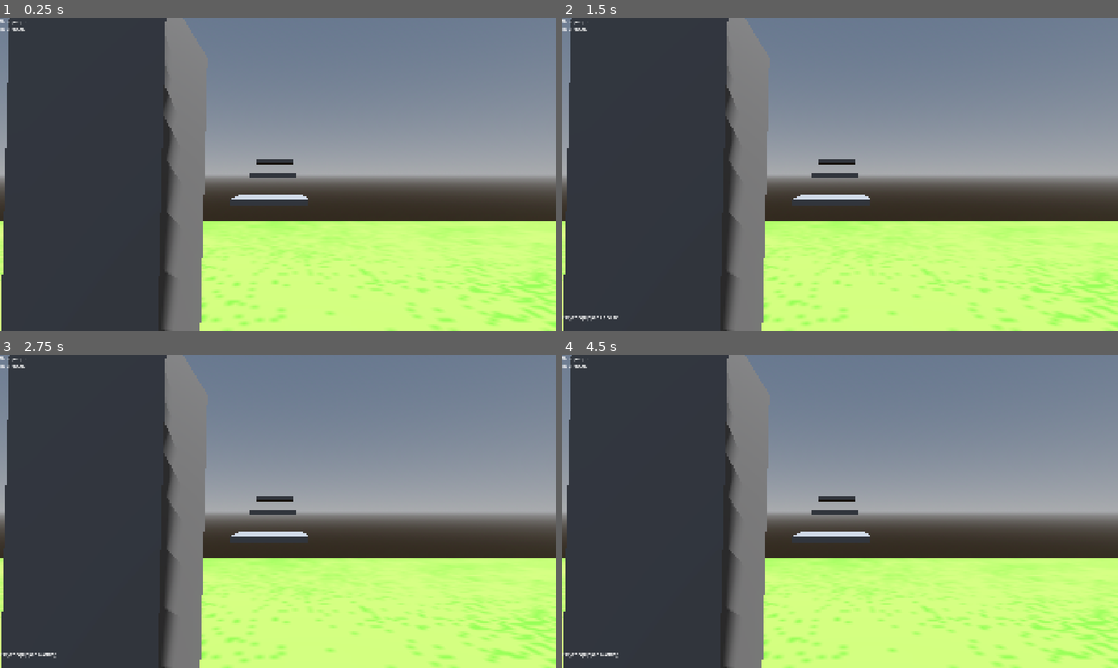
Above: before the commit, frames 1-4 (two rows, left to right).
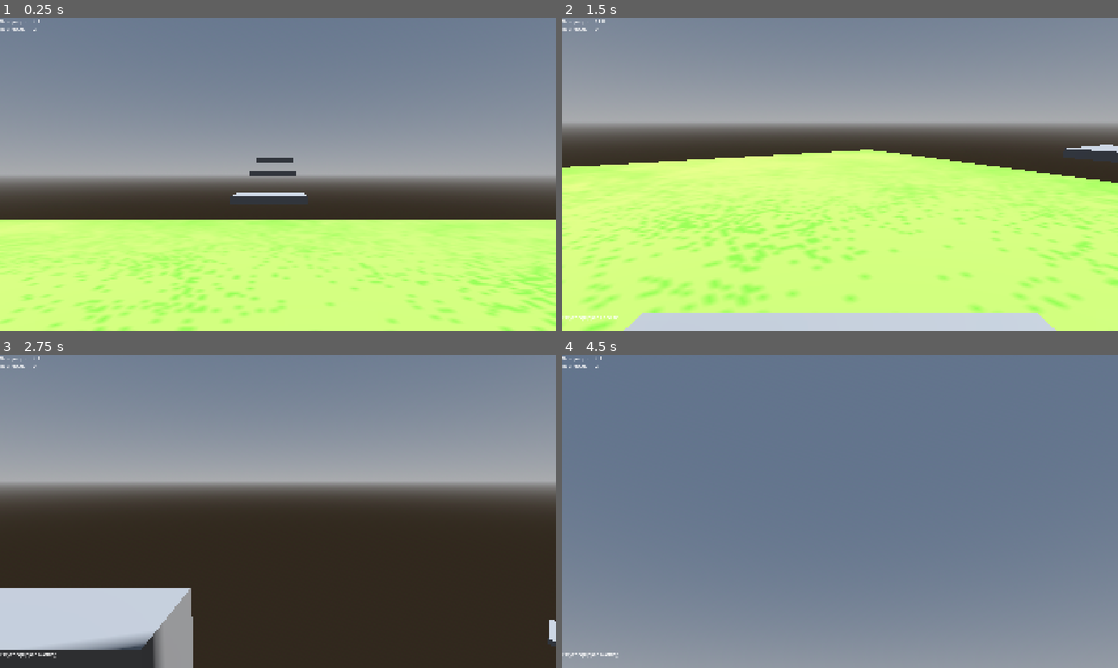
Above: after the commit, the same moments.

Repository: EndeKey/Game-Off-Game
Game: Godot game, scene res://Scenes/Main.tscn
Two runs of this game, one before a commit and one after it. Both use one fixed random seed, a clock stepped at 60 frames per second and the inputs below.
Inputs (mouse positions are in pixels of both pictures, inside the frame that each line leads up to):
- Up to frame 1 (0.25 s): no input
- Up to frame 2 (1.5 s): tap Enter (ui_accept) at 0.5, 0.77, 1.07 s; move the mouse to (962, 158) at 0.52 s; hold D (Right) 0.53-1.28 s; tap Tab (Select) at 0.6 s; click (962, 158) at 0.67 s; tap Shift (Snort) at 0.8, 1.35 s; move the mouse to (812, 174) at 1.27 s; hold W (Forward) from 1.28 s (still down)
- Up to frame 3 (2.75 s): keep holding W (Forward); tap Enter (ui_accept) at 1.52, 1.55, 1.82, 2.1 s; move the mouse to (289, 505) at 2.02 s; tap Tab (Select) at 2.3 s
- Up to frame 4 (4.5 s): keep holding W (Forward); move the mouse to (812, 574) at 2.77 s; tap Tab (Select) at 2.85, 4.35 s; click (812, 574) at 2.92 s; tap Enter (ui_accept) at 3.02, 3.32, 3.5, 3.77, 3.8, 4.07 s; tap Shift (Snort) at 3.05, 3.6 s; move the mouse to (878, 514) at 3.52 s; tap R (Reset) at 4.15 s; move the mouse to (795, 508) at 4.27 s

The runs differ from the first frame. In frame 1, 36% of the frame differs, in the area x 0-100%, y 0-100%; in frame 2, 66%; in frame 3, 64%; in frame 4, 82%.
Error before the commit: Invalid access to property or key 'select' on a base object of type 'null instance'. (res://Scripts/player.gd:6)

Commit message:
Fixed cocaine mechanics

Diff:
--- a/game-off-/Scenes/Main.tscn
+++ b/game-off-/Scenes/Main.tscn
@@ -47,8 +47,9 @@
 [node name="CollisionShape3D" type="CollisionShape3D" parent="MeshInstance3D/StaticBody3D" unique_id=1566825956]
 shape = SubResource("ConcavePolygonShape3D_idj7w")
 
-[node name="CharacterBody3D" parent="." unique_id=932941082 instance=ExtResource("1_r150o")]
+[node name="CharacterBody3D" parent="." unique_id=932941082 node_paths=PackedStringArray("inventory") instance=ExtResource("1_r150o")]
 transform = Transform3D(1, 0, 0, 0, 1, 0, 0, 0, 1, 0, 1, 0)
+inventory = NodePath("../wheelscene")
 
 [node name="MeshInstance3D2" type="MeshInstance3D" parent="." unique_id=295669284]
 transform = Transform3D(-1.3120213e-07, 0, 3.0084624, 0, 0.29141483, 0, -3.0015552, 0, -1.3150408e-07, -0.338104, 0.4602797, -13.173816)
--- a/game-off-/Scripts/inventory.gd
+++ b/game-off-/Scripts/inventory.gd
@@ -10,7 +10,7 @@
 @export var inner_radius : int = 64
 @export var line_width : int = 4
 @export var options : Array[wheeloptions]
-var select = 0
+var select = 1
 
 func Close():
 	hide()
@@ -79,6 +79,9 @@
 
 # Called every frame. 'delta' is the elapsed time since the previous frame.
 func _process(delta: float) -> void:
+	if not visible:
+		return
+
 	var mouse_pos = get_local_mouse_position()
 	var mouse_rad = mouse_pos.length()
 
@@ -88,5 +91,4 @@
 		var mouse_rads = fposmod(mouse_pos.angle() * -1, TAU)
 		select = ceil((mouse_rads / TAU) * (len(options) - 1))
 
-
 	queue_redraw()
--- a/game-off-/Scripts/player.gd
+++ b/game-off-/Scripts/player.gd
@@ -3,7 +3,7 @@
 var checkpoint : Vector3 = Vector3(0,1,0)
 var SPEED = 5.0
 var JUMP_VELOCITY = 4.5
-@onready var inventory = $UI/Selectionwheel.select
+@onready var inventory := $"../wheelscene/UI/Selectionwheel"
 @onready var neck := $Neck
 @onready var camera := $Neck/Camera3D
 @onready var hand := $Neck/hand
@@ -21,12 +21,12 @@
 	# Handle jump.
 	if Input.is_action_just_pressed("ui_accept") and is_on_floor():
 		velocity.y = JUMP_VELOCITY
-		if flourjumps != 0:
-			flourjumps -= 1
+		if JUMP_VELOCITY != 4.5:
 			JUMP_VELOCITY = 4.5
 
+		print(inventory.select)
 	$Control/Label2.text = str(flourdoses)
-	$Control/Label3.text = str(flourjumps)
+	$Control/Label3.text = str(JUMP_VELOCITY)
 
 	# Get the input direction and handle the movement/deceleration.
 	# As good practice, you should replace UI actions with custom gameplay actions.
@@ -40,17 +40,17 @@
 		velocity.z = move_toward(velocity.z, 0, SPEED)
 	if Input.is_action_just_pressed("Reset"):
 		global_position = checkpoint
+		flourdoses = 2
 	if Input.is_action_just_pressed("Snort"):
-		if inventory == "Nothing":
+		if inventory.options[inventory.select].name == "Nothing":
 			pass
-		if inventory == "Cocaine" && flourdoses != 0:
+		if inventory.options[inventory.select].name == "Cocaine" && flourdoses > 0:
 			ishandvisible = true
 			animationplayer.play("snort")
-			flourjumps += 1
 			flourdoses -= 1
+			JUMP_VELOCITY += 4.5
 
-	if flourjumps != 0:
-		JUMP_VELOCITY = 9
+
 
 
 	move_and_slide()
